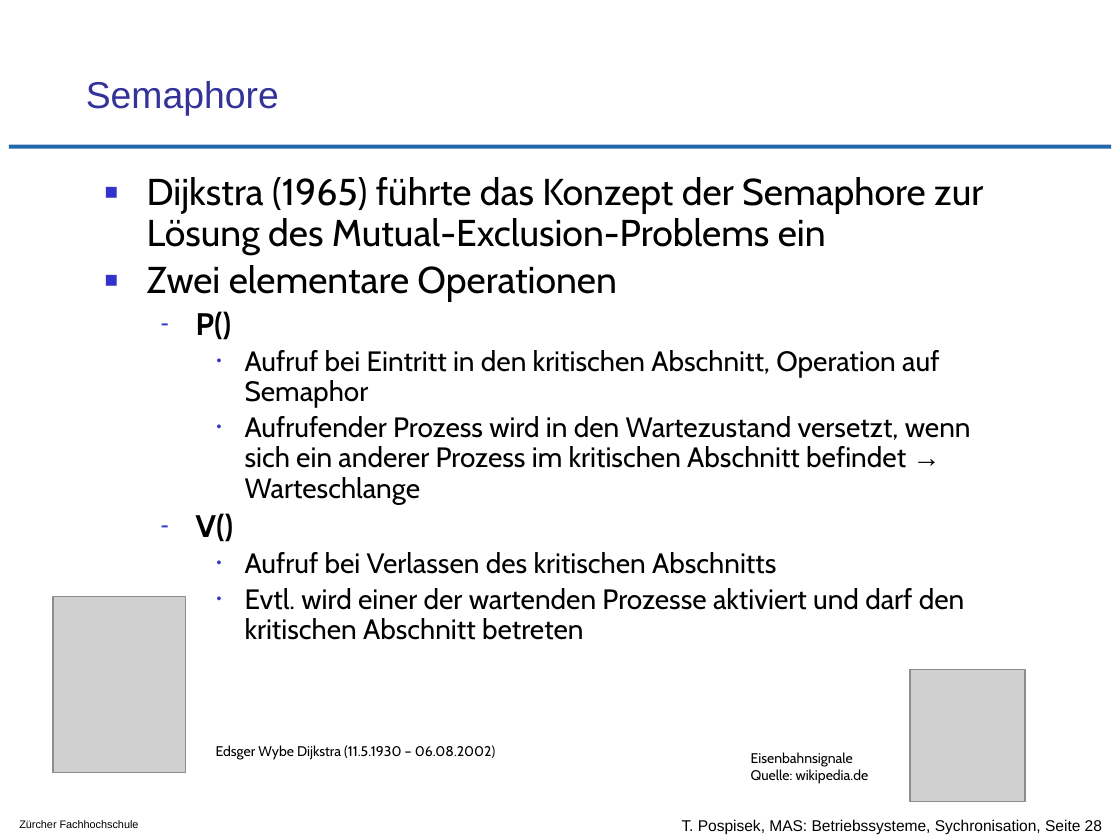
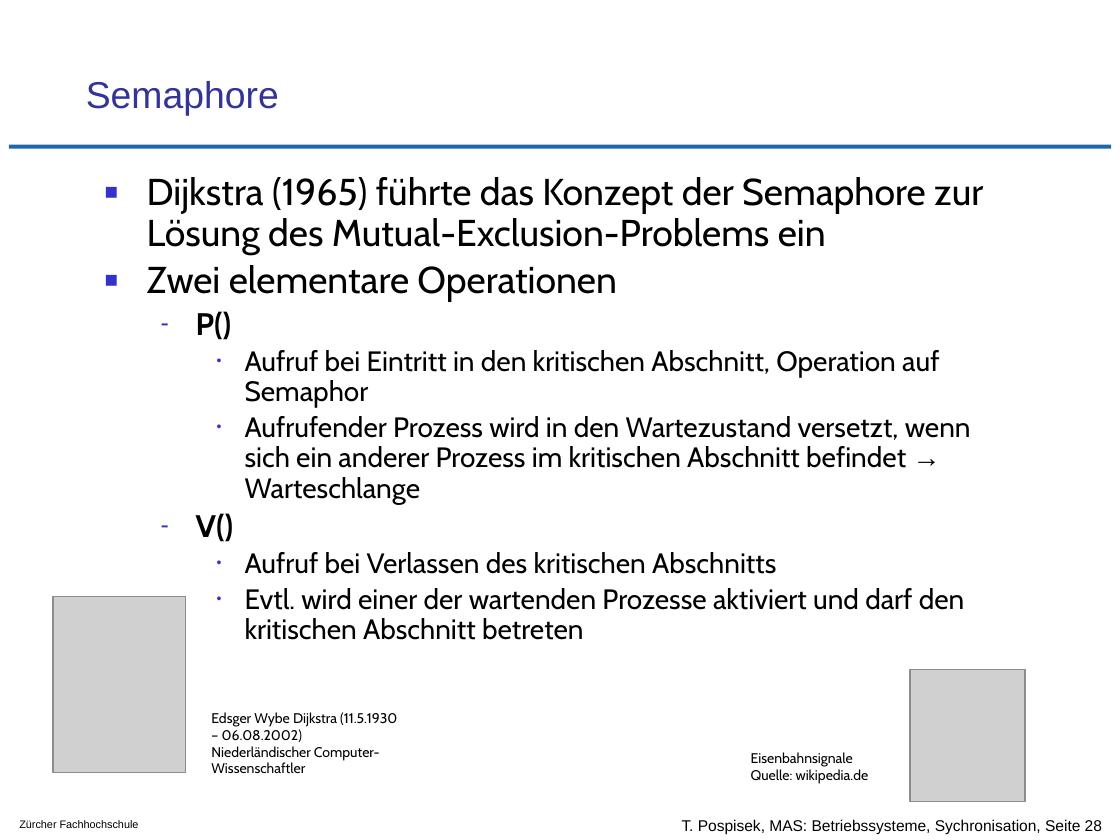
Before and after one commit to tpo/betriebssysteme, a slide deck: slide 28 of 07_Koordination_und_Synchronisation_Sperren_und_Semaphore.odp. Drawn at 1120x840 pixels with LibreOffice and Linux fonts; fonts in the diff are those of the drawing; grey boxes stand for pictures; background and template pictures are left out. Boxes give left, top, right and bottom in pixels: in the first picture for what was removed or moved away, otherwise in the second. Text is boxed around its words. In the diff, an @@ line names an element or a change of style, - is before the commit and + after.

```diff
--- a/07_Koordination_und_Synchronisation_Sperren_und_Semaphore.odp
+++ b/07_Koordination_und_Synchronisation_Sperren_und_Semaphore.odp
@@ text "Edsger Wybe Dijkstra (11.5.1930 – ...": place and size @@
-text "Edsger Wybe Dijkstra (11.5.1930 – ..." at <box>216,745,495,760</box>
+text "Edsger Wybe Dijkstra (11.5.1930 – ..." at <box>211,712,397,773</box>
@@ text at <box>211,746,380,773</box>: paragraph added @@
+Niederländischer Computer-Wissenschaftler
```
Also in this commit, not shown: 4 other slides changed.
